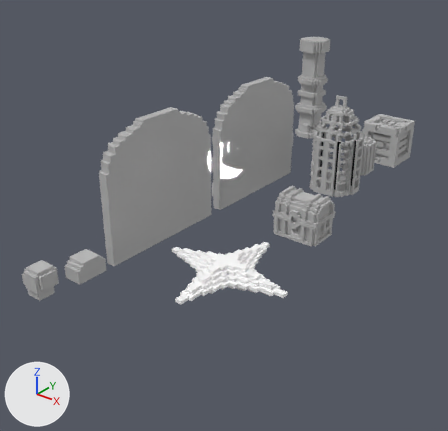
The FBX model Assets/Art/3D/dungeon_resources.fbx as it was, and as the next commit left it.
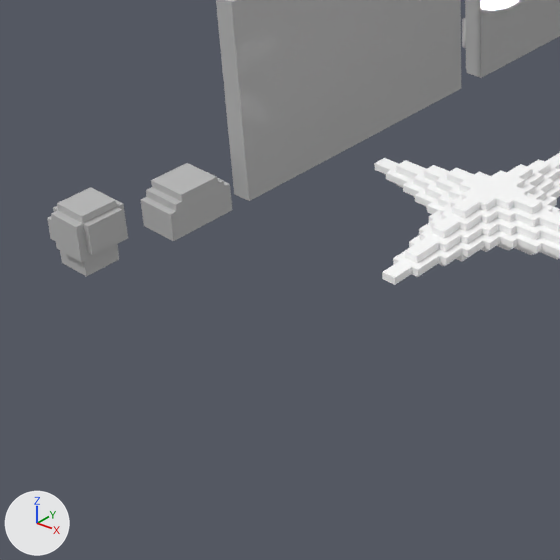
Each version is shown from a camera (50 mm lens) standing at (-36.19, 8.14, 9.4) and looking at (-43.69, 17.52, 3.59), then close up on the part from 0% to 57% of the width and 40% to 100% of the height. The axes (+X, +Y, +Z) are drawn at lower left. The lights are the same throughout. Where no turn or scale is listed for an object, it has been applied to the vertices.

Objects in the first close-up: 'cript_object_door', 'cript_object_door_closed', 'cript_object_draining', 'cript_object_skull', 'cript_object_star'.
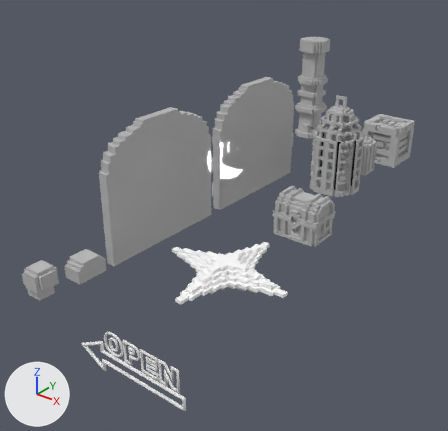
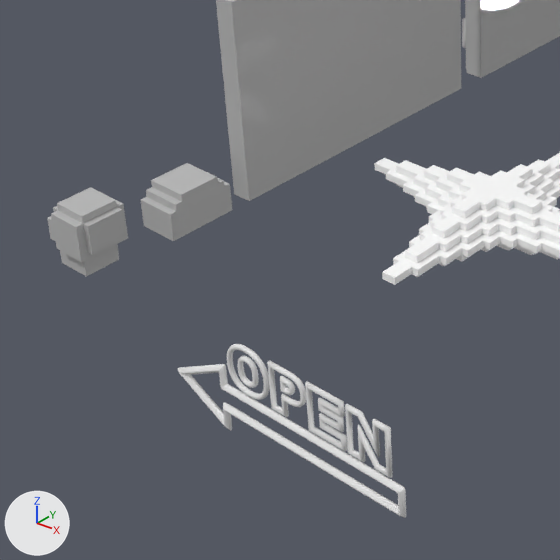
Location of each change, [x1, y1, x2, y2] in pixels of the close-ups (560 x 560 px):
'cript_object_neon_text', added: after [227, 344, 393, 478]
'cript_object_neon_arrow', added: after [178, 364, 406, 518]

The change, as a diff of the scene's bpy script:
```diff
--- a/Assets/Art/3D/dungeon_resources.fbx.py
+++ b/Assets/Art/3D/dungeon_resources.fbx.py
@@ me_mesh_021 @@
+me_mesh_021.from_pydata(...)  # 252 vertices, 252 faces; spans x -1.24..1.98, y -0.04..0.04, z -0.42..0.42
@@ me_mesh_020 @@
+me_mesh_020.from_pydata(...)  # 3792 vertices, 3792 faces; spans x -0.59..1.62, y -0.03..0.03, z -0.31..0.28
@@ ob_cript_object_neon_arrow @@
+ob_cript_object_neon_arrow = bpy.data.objects.new('cript_object_neon_arrow', me_mesh_021)
+ob_cript_object_neon_arrow.location = (-44.77, 15.16, 0.52)
@@ ob_cript_object_neon_text @@
+ob_cript_object_neon_text = bpy.data.objects.new('cript_object_neon_text', me_mesh_020)
+ob_cript_object_neon_text.location = (-44.57, 15.16, 1.04)
```
